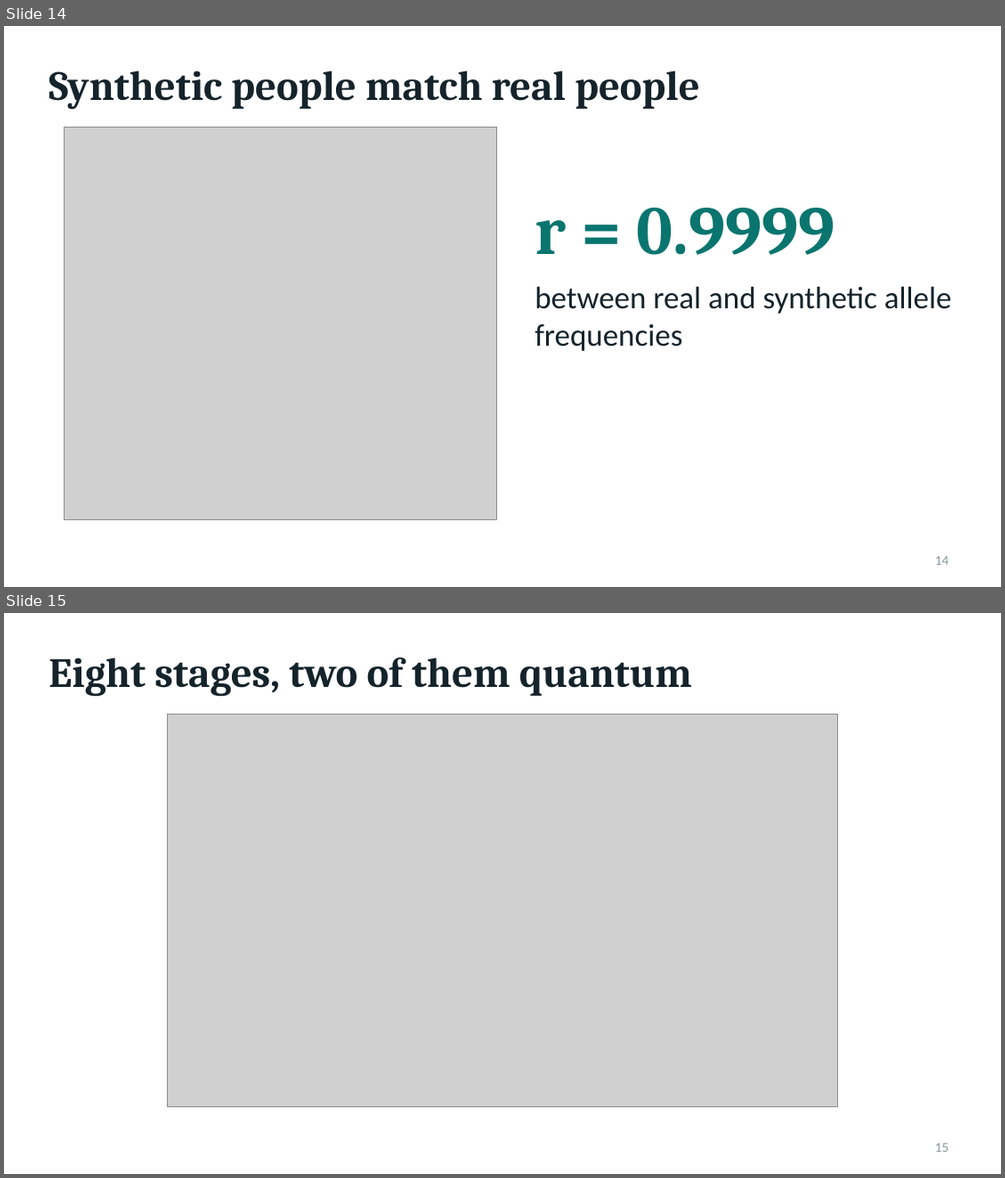
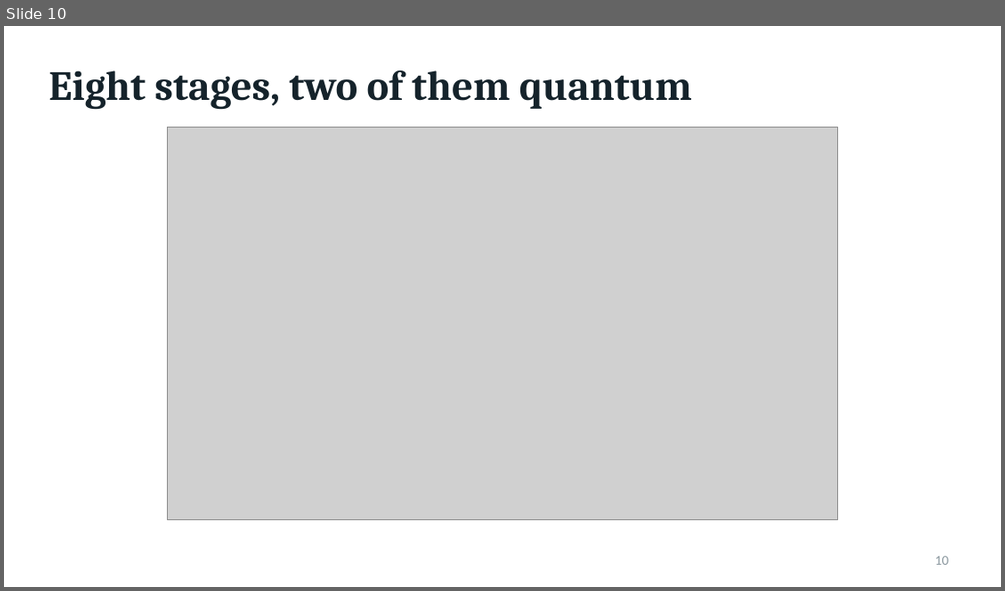
Before and after one commit to coderboic/QGenomix, a slide deck: QGenomix_Final_Panel_Evaluation_Presentation.pptx. Shown one above the other, each under a label of ours: slides 14 and 15 before the commit, slide 10 after it. The pictures are 1005x1178 and 1005x591 pixels, drawn with LibreOffice and Linux fonts; fonts in the diff are those of the drawing; grey boxes stand for pictures. Boxes give left, top, right and bottom in pixels: in the first picture for what was removed or moved away, otherwise in the second. Text is boxed around its words. In the diff, an @@ line names an element or a change of style, - is before the commit and + after.

```diff
--- a/QGenomix_Final_Panel_Evaluation_Presentation.pptx
+++ b/QGenomix_Final_Panel_Evaluation_Presentation.pptx
@@ slide 14 removed at (x1=4, y1=26, x2=1001, y2=587), background #FFFFFF @@
@@ title removed at (x1=48, y1=70, x2=700, y2=110) @@
-Synthetic people match real people
@@ picture removed at (x1=65, y1=127, x2=498, y2=520) @@
@@ text removed at (x1=534, y1=208, x2=835, y2=255) @@
-r = 0.9999
@@ text removed at (x1=534, y1=286, x2=952, y2=351) @@
-between real and synthetic allele frequencies
@@ page number removed at (x1=935, y1=556, x2=948, y2=564) @@
-14
@@ what was slide 15 is now slide 10 @@
@@ page number at (x1=935, y1=556, x2=948, y2=564): text changed @@
-15
+10
```
Also in this commit, not shown: 7 slides changed, 1 slide added, 12 other slides removed, 8 other files.
